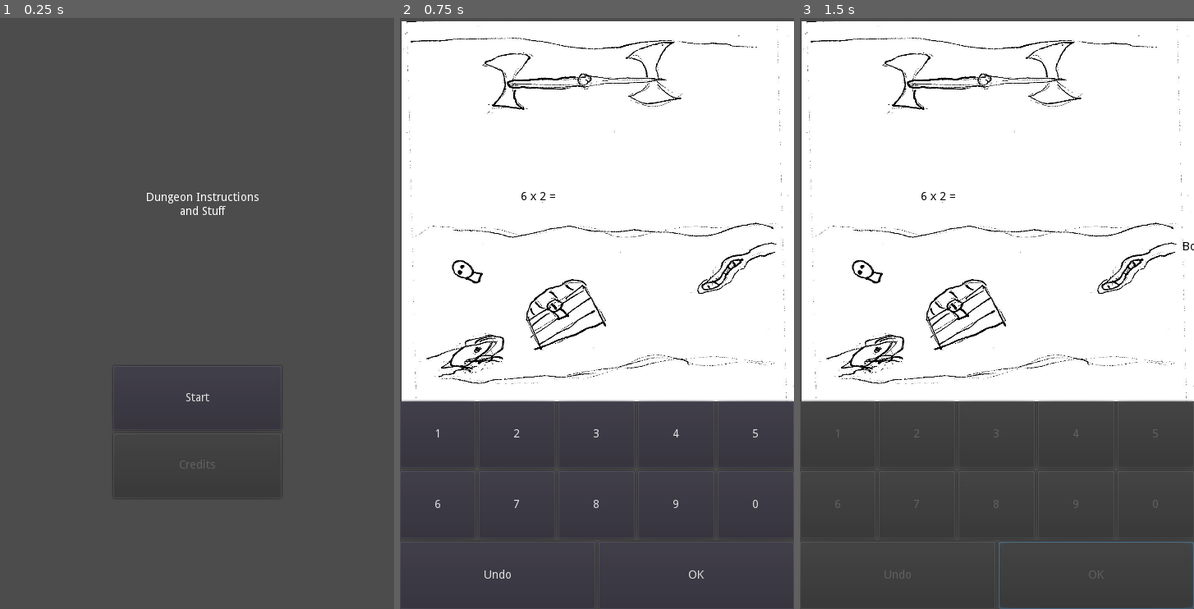
Above: before the commit, frames 1-3 (left to right).
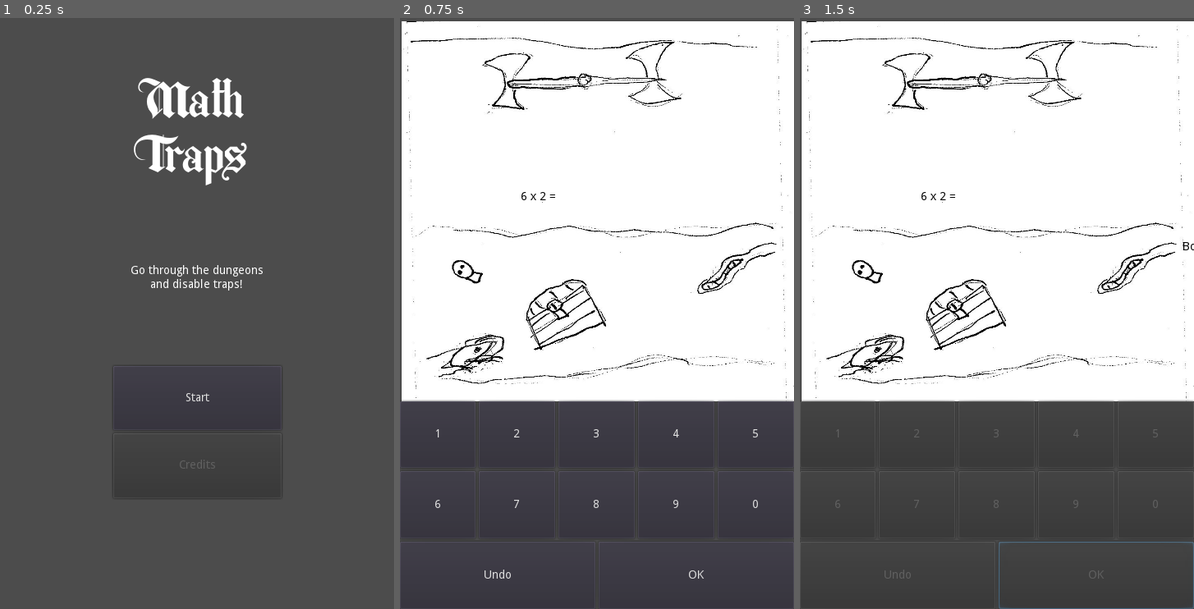
Above: after the commit, the same moments.

Repository: the-g-force/FamJam-May2020
Game: Godot game, scene res://src/TitleScene.tscn
Two runs of this game, one before a commit and one after it. Both use one fixed random seed, a clock stepped at 60 frames per second and the inputs below. This scene is started directly instead of the project's main scene.
Inputs:
- Up to frame 1 (0.25 s): no input
- Up to frame 2 (0.75 s): click "Start" at 0.5 s
- Up to frame 3 (1.5 s): click "OK" at 1.25 s

The runs differ from the first frame. In frame 1, 2.3% of the frame differs, in the area x 33-67%, y 10-47%; in frame 2, nothing differs; in frame 3, nothing differs.

Commit message:
Add custom font to title screen

Diff:
--- a/project/src/TitleScene.tscn
+++ b/project/src/TitleScene.tscn
@@ -1,6 +1,11 @@
-[gd_scene load_steps=2 format=2]
+[gd_scene load_steps=4 format=2]
 
 [ext_resource path="res://src/TitleScene.gd" type="Script" id=1]
+[ext_resource path="res://assets/Berkahi Blackletter.otf" type="DynamicFontData" id=2]
+
+[sub_resource type="DynamicFont" id=1]
+size = 64
+font_data = ExtResource( 2 )
 
 [node name="TitleScene" type="Control"]
 anchor_right = 1.0
@@ -48,11 +53,30 @@
 anchor_top = 0.5
 anchor_right = 0.5
 anchor_bottom = 0.5
-margin_left = -61.9886
-margin_top = -148.128
-margin_right = 76.0114
-margin_bottom = -117.128
-text = "Dungeon Instructions
-and Stuff"
+margin_left = -80.9359
+margin_top = -58.6544
+margin_right = 81.0641
+margin_bottom = -27.6544
+text = "Go through the dungeons
+and disable traps!"
 align = 1
+__meta__ = {
+"_edit_use_anchors_": false
+}
+
+[node name="Title" type="Label" parent="."]
+anchor_left = 0.483
+anchor_right = 0.483
+margin_left = -102.291
+margin_top = 72.0309
+margin_right = 102.709
+margin_bottom = 205.031
+custom_fonts/font = SubResource( 1 )
+text = "Math
+Traps"
+align = 1
+valign = 1
+__meta__ = {
+"_edit_use_anchors_": false
+}
 [connection signal="pressed" from="VBoxContainer/StartButton" to="." method="_on_StartButton_pressed"]
Binary file added: project/assets/Berkahi Blackletter.otf
